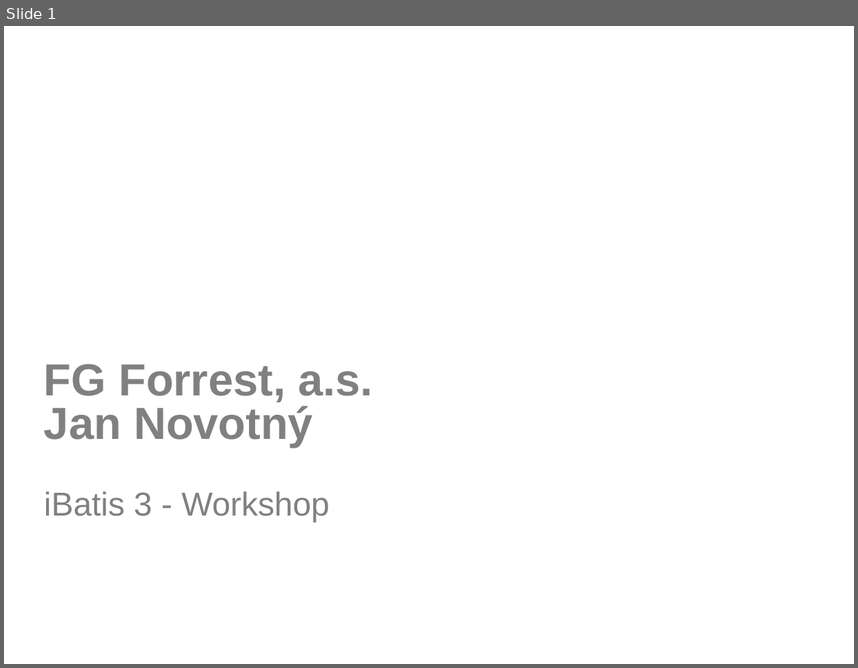
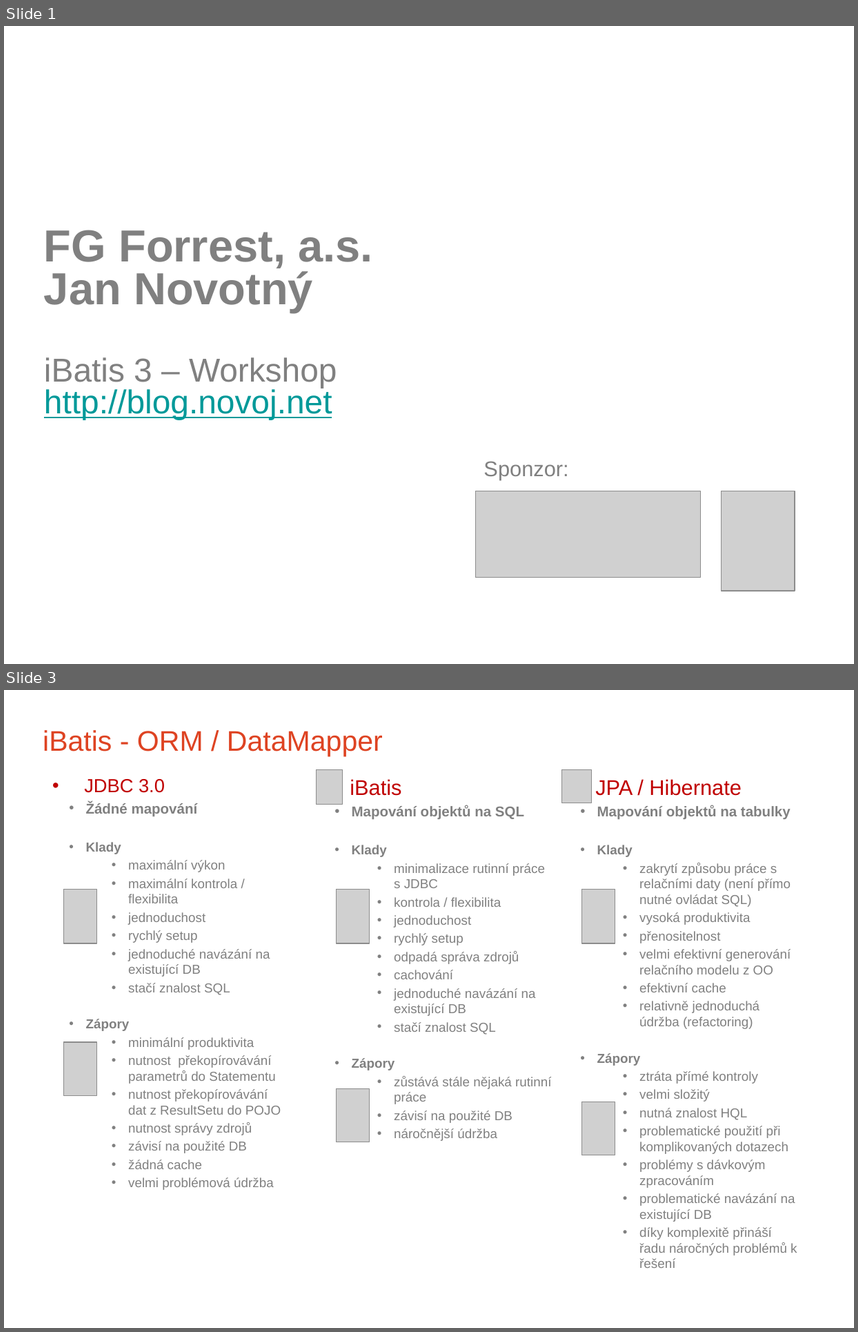
Before and after one commit to novoj/iBatisWorkShop, a slide deck: docs/iBatis 3 Workskop CZJUG.pptx. Shown one above the other, each under a label of ours: slide 1 before the commit, slides 1 and 3 after it; the slides between them are not shown. The pictures are 858x668 and 858x1332 pixels, drawn with LibreOffice and Linux fonts; fonts in the diff are those of the drawing; grey boxes stand for pictures; background and template pictures are left out. Boxes give left, top, right and bottom in pixels: in the first picture for what was removed or moved away, otherwise in the second. Text is boxed around its words. In the diff, an @@ line names an element or a change of style, - is before the commit and + after.

```diff
--- a/docs/iBatis 3 Workskop CZJUG.pptx
+++ b/docs/iBatis 3 Workskop CZJUG.pptx
@@ slide 3 added at box(4, 690, 854, 1328), background picture (left out) @@
@@ title added at box(43, 730, 383, 756), 24 pt, text #DE4322 @@
+iBatis - ORM / DataMapper
@@ picture added at box(316, 770, 342, 805) @@
@@ picture added at box(562, 770, 591, 803) @@
@@ text added at box(84, 779, 281, 1190), 11 pt, text #808080 @@
+• JDBC 3.0
+  • Žádné mapování
+  • Klady
+    • maximální výkon
+    • maximální kontrola / flexibilita
+    • jednoduchost
+    • rychlý setup
+    • jednoduché navázání na existující DB
+    • stačí znalost SQL
+  • Zápory
+    • minimální produktivita
+    • nutnost překopírovávání parametrů do Statementu
+    • nutnost překopírovávání dat z ResultSetu do POJO
+    • nutnost správy zdrojů
+    • závisí na použité DB
+    • žádná cache
+    • velmi problémová údržba
@@ text added at box(350, 779, 551, 1141), 11 pt, text #808080 @@
+• iBatis
+  • Mapování objektů na SQL
+  • Klady
+    • minimalizace rutinní práce s JDBC
+    • kontrola / flexibilita
+    • jednoduchost
+    • rychlý setup
+    • odpadá správa zdrojů
+    • cachování
+    • jednoduché navázání na existující DB
+    • stačí znalost SQL
+  • Zápory
+    • zůstává stále nějaká rutinní práce
+    • závisí na použité DB
+    • náročnější údržba
@@ text added at box(595, 779, 797, 1268), 11 pt, text #808080 @@
+• JPA / Hibernate
+  • Mapování objektů na tabulky
+  • Klady
+    • zakrytí způsobu práce s relačními daty (není přímo nutné ovládat SQL)
+    • vysoká produktivita
+    • přenositelnost
+    • velmi efektivní generování relačního modelu z OO
+    • efektivní cache
+    • relativně jednoduchá údržba (refactoring)
+  • Zápory
+    • ztráta přímé kontroly
+    • velmi složitý
+    • nutná znalost HQL
+    • problematické použití při komplikovaných dotazech
+    • problémy s dávkovým zpracováním
+    • problematické navázání na existující DB
+    • díky komplexitě přináší řadu náročných problémů k řešení
@@ picture added at box(63, 889, 96, 943) @@
@@ picture added at box(337, 889, 370, 943) @@
@@ picture added at box(582, 889, 615, 943) @@
@@ picture added at box(63, 1042, 96, 1096) @@
@@ picture added at box(337, 1089, 370, 1142) @@
@@ picture added at box(582, 1101, 615, 1155) @@
@@ text added at box(47, 1297, 543, 1328), 14 pt, text #FFFFFF, bold @@
+www.fg.cz
@@ page number added at box(626, 1299, 829, 1328), 14 pt, text #FFFFFF, bold @@
+3
@@ slide 1 changed as well @@
@@ title at box(44, 230, 372, 419): text changed; size 38 to 28 pt; bold off @@
-FG Forrest, a.s.
-Jan Novotný
-iBatis 3 - Workshop
+FG Forrest, a.s.
+Jan Novotný
+iBatis 3 – Workshop
+http://blog.novoj.net
@@ text added at box(484, 461, 568, 480), 18 pt, text #808080 @@
+Sponzor:
@@ picture added at box(476, 491, 701, 578) @@
@@ picture added at box(722, 491, 795, 590) @@
```
Also in this commit, not shown: 3 other slides changed, 8 other slides added.
